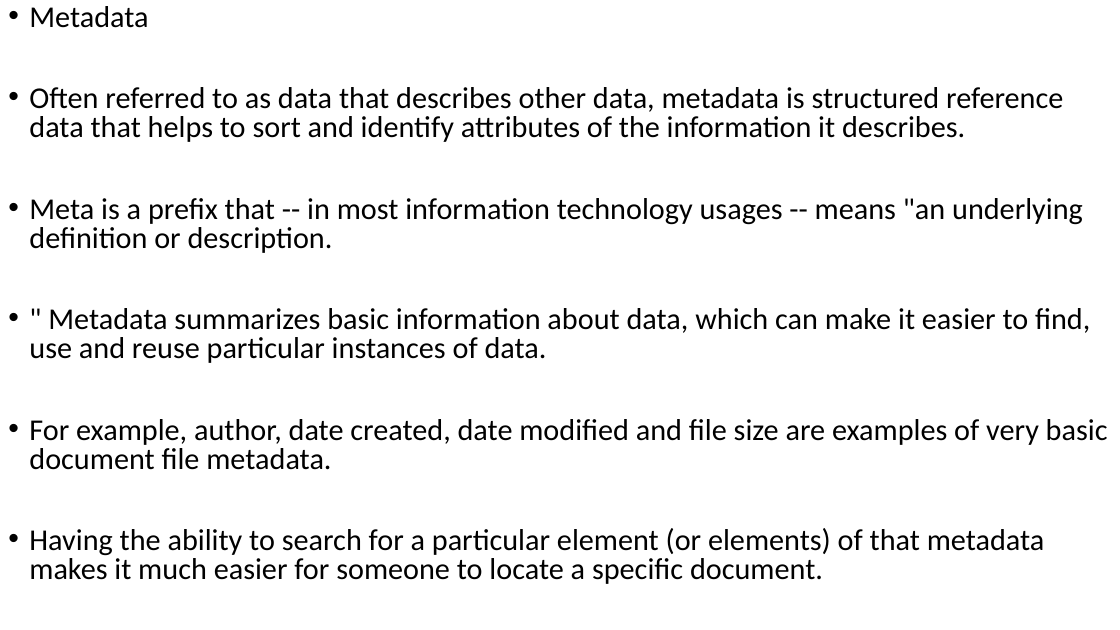
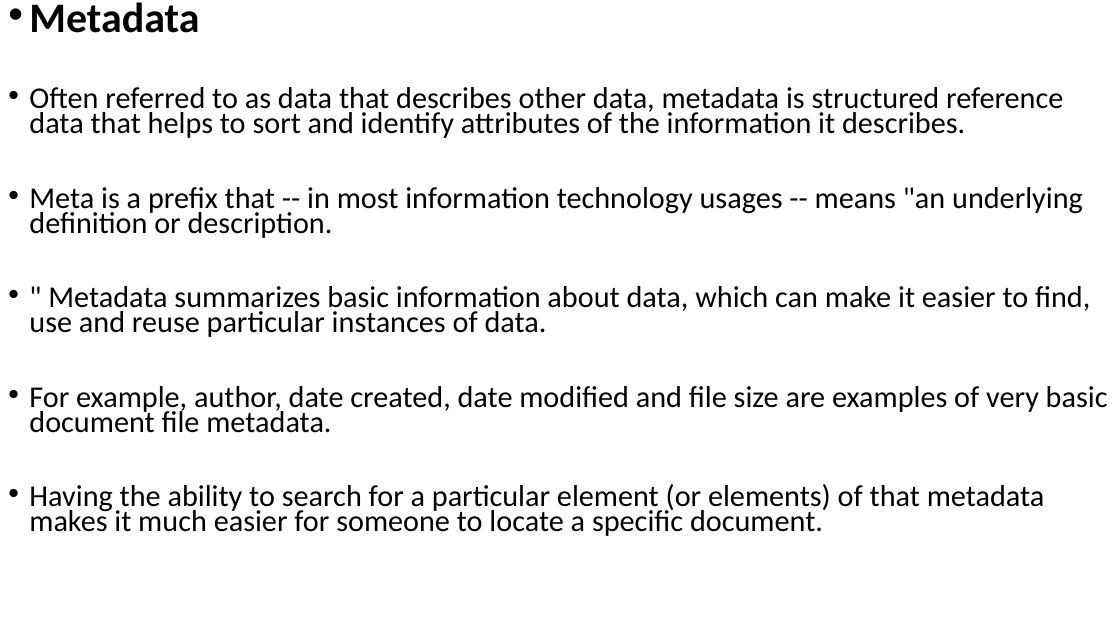
Before and after one commit to Mrcoderv/BCA-UnlimateNote-New, a slide deck: slide 8 of 6th Sem/Data mining and warehouse/Unit_3_new.pptx. Drawn at 1120x630 pixels with LibreOffice and Linux fonts; fonts in the diff are those of the drawing. Boxes give left, top, right and bottom in pixels: in the first picture for what was removed or moved away, otherwise in the second. Text is boxed around its words. In the diff, an @@ line names an element or a change of style, - is before the commit and + after.

```diff
--- a/6th Sem/Data mining and warehouse/Unit_3_new.pptx
+++ b/6th Sem/Data mining and warehouse/Unit_3_new.pptx
@@ text "Metadata" at bbox=[29, 2, 1108, 536]: size 25.9 to 36 pt, bold on in "Metadata"; line spacing 0.8 to 0.7 @@
```
Also in this commit, not shown: 1 slide removed, 24 other files.
